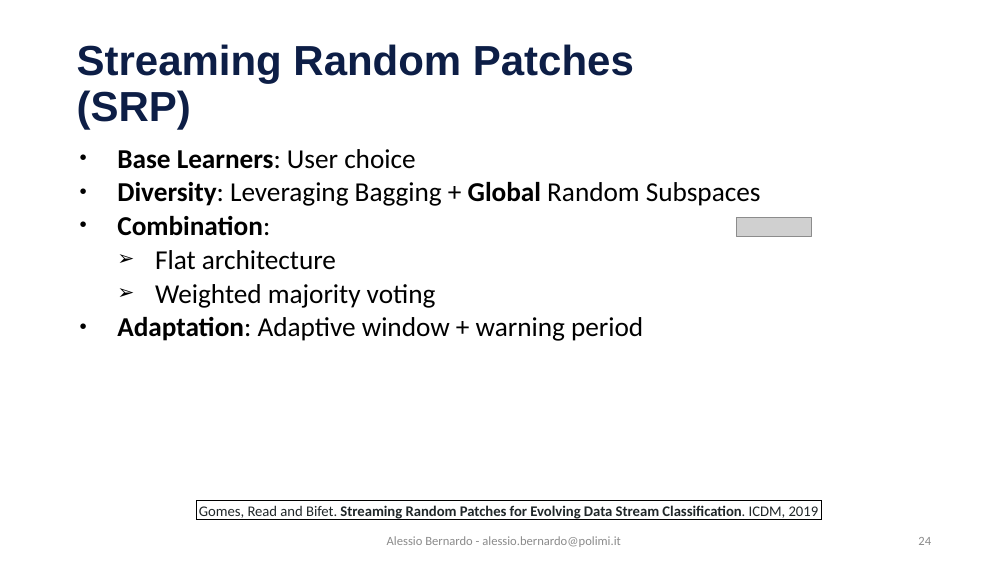
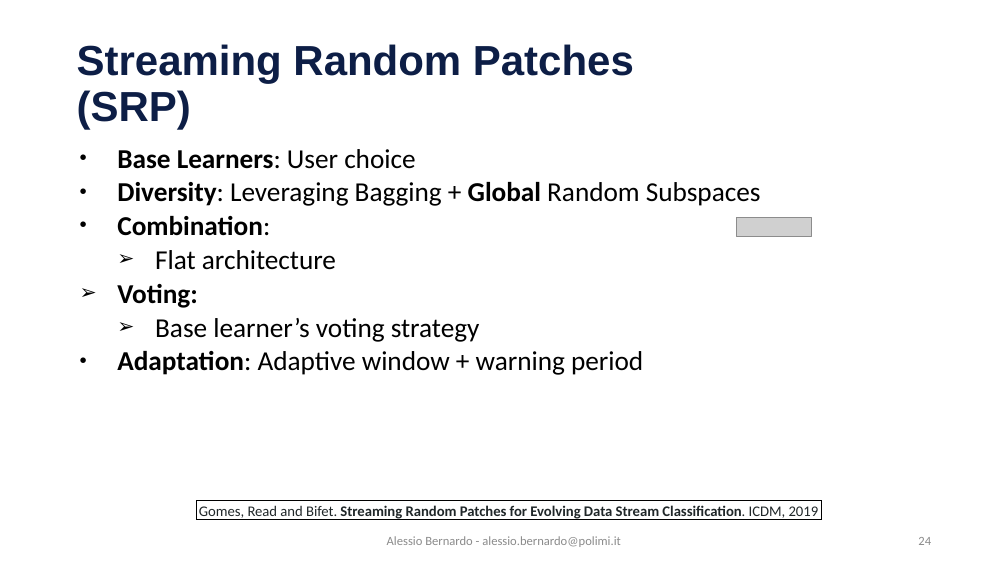
Before and after one commit to emanueledellavalle/streaming-data-analytics, a slide deck: slide 24 of lectures/12_SML_predicting-data-streams/12_2_Ensemble_Classification.pptx. Drawn at 1008x567 pixels with LibreOffice and Linux fonts; fonts in the diff are those of the drawing; grey boxes stand for pictures; background and template pictures are left out. Boxes give left, top, right and bottom in pixels: in the first picture for what was removed or moved away, otherwise in the second. Text is boxed around its words. In the diff, an @@ line names an element or a change of style, - is before the commit and + after.

```diff
--- a/lectures/12_SML_predicting-data-streams/12_2_Ensemble_Classification.pptx
+++ b/lectures/12_SML_predicting-data-streams/12_2_Ensemble_Classification.pptx
@@ text at (117,284,480,342): text changed @@
-  ➢ Weighted majority voting
+➢ Voting:
+  ➢ Base learner’s voting strategy
```
Also in this commit, not shown: 1 other slide changed, 12 other files.
